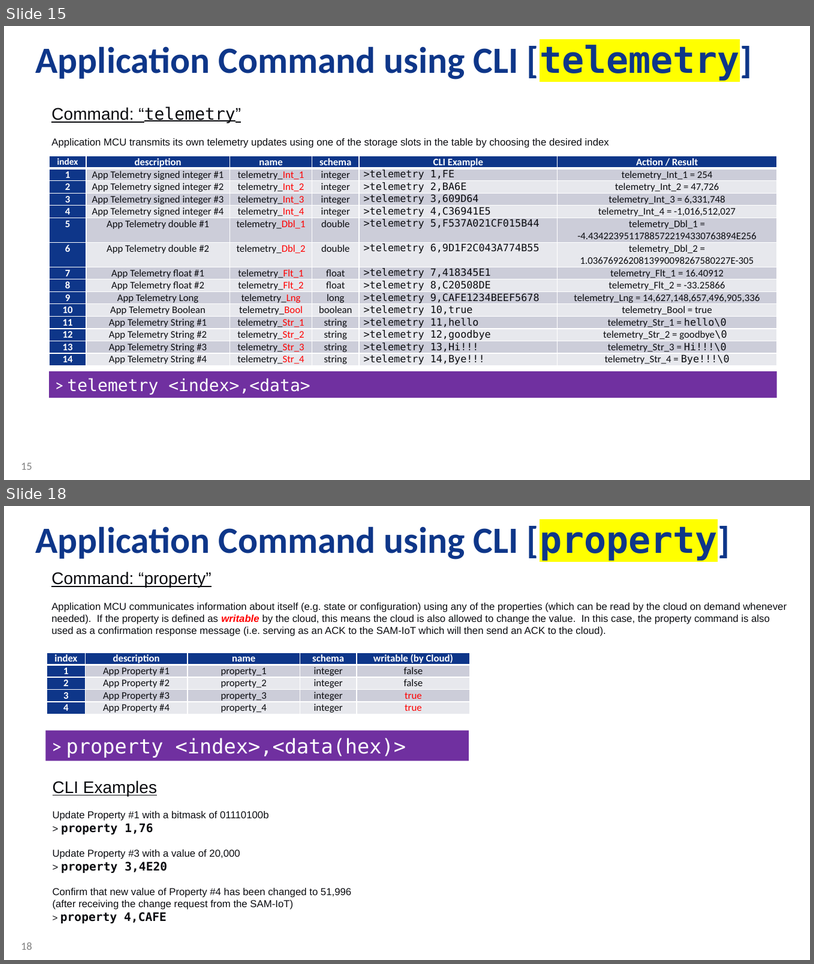
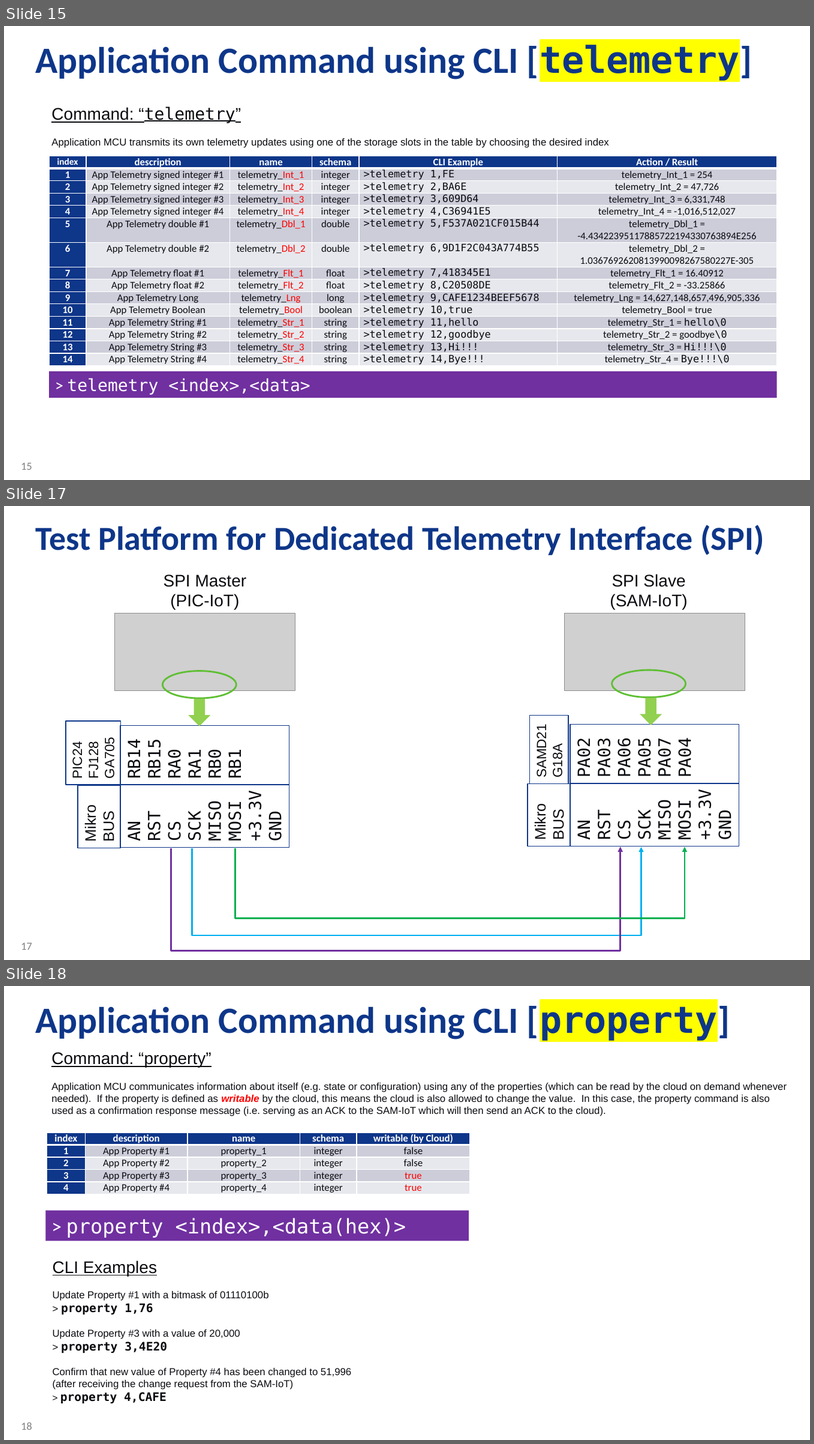
Before and after one commit to Azure-Samples/Microchip-SAM-IoT-Wx, a slide deck: AO-Smith-MSFT-MCHP-r6.pptx. Shown one above the other, each under a label of ours: slides 15 and 18 before the commit, slides 15, 17 and 18 after it; the slides between them are not shown. The pictures are 814x964 and 814x1444 pixels, drawn with LibreOffice and Linux fonts; fonts in the diff are those of the drawing; grey boxes stand for pictures; background and template pictures are left out. Boxes give left, top, right and bottom in pixels: in the first picture for what was removed or moved away, otherwise in the second. Text is boxed around its words. In the diff, an @@ line names an element or a change of style, - is before the commit and + after.

```diff
--- a/AO-Smith-MSFT-MCHP-r6.pptx
+++ b/AO-Smith-MSFT-MCHP-r6.pptx
@@ slide 17 added at bbox=[4, 506, 810, 960], background #FFFFFF; not listed: 1 template element that a slide beside it also shows @@
@@ title added at bbox=[36, 525, 765, 555], 40 pt, text #0E3689, bold @@
+Test Platform for Dedicated Telemetry Interface (SPI)
@@ text added at bbox=[164, 574, 247, 609], 20 pt, text #0A0B0F @@
+SPI Master
+(PIC-IoT)
@@ text added at bbox=[610, 574, 687, 609], 20 pt, text #0A0B0F @@
+SPI Slave
+(SAM-IoT)
@@ picture added at bbox=[115, 613, 296, 691] @@
@@ picture added at bbox=[565, 613, 746, 691] @@
@@ ellipse added at bbox=[162, 670, 236, 698], outline #5EBF33 2 pt @@
@@ ellipse added at bbox=[612, 670, 686, 697], outline #5EBF33 2 pt @@
@@ down arrow added at bbox=[189, 699, 211, 726], fill #92D050 @@
@@ down arrow added at bbox=[640, 698, 662, 725], fill #92D050 @@
@@ rectangle added at bbox=[66, 721, 121, 784], outline #0E3689 1 pt, 16 pt, text #0A0B0F @@
+PIC24
+FJ128
+GA705
@@ rectangle added at bbox=[530, 715, 569, 783], outline #0E3689 1 pt, 16 pt, text #0A0B0F @@
+SAMD21
+G18A
@@ rectangle added at bbox=[120, 725, 289, 784], outline #0E3689 1 pt, 20 pt, text #0A0B0F @@
+RB14
+RB15
+RA0
+RA1
+RB0
+RB1
@@ rectangle added at bbox=[570, 724, 740, 783], outline #0E3689 1 pt, 20 pt, text #0A0B0F @@
+PA02
+PA03
+PA06
+PA05
+PA07
+PA04
@@ rectangle added at bbox=[78, 786, 121, 848], outline #0E3689 1 pt, 18 pt, text #0A0B0F @@
+Mikro
+BUS
@@ rectangle added at bbox=[121, 784, 290, 847], outline #0E3689 1 pt, 20 pt, text #0A0B0F @@
+AN
+RST
+CS
+SCK
+MISO
+MOSI
++3.3V
+GND
@@ rectangle added at bbox=[527, 784, 570, 846], outline #0E3689 1 pt, 18 pt, text #0A0B0F @@
+Mikro
+BUS
@@ rectangle added at bbox=[570, 783, 739, 846], outline #0E3689 1 pt, 20 pt, text #0A0B0F @@
+AN
+RST
+CS
+SCK
+MISO
+MOSI
++3.3V
+GND
@@ elbow arrow added from (171, 848) to (620, 847), #7030A0 2 pt @@
@@ elbow arrow added from (192, 849) to (642, 847), #00B0F0 2 pt @@
@@ elbow arrow added from (236, 849) to (685, 847), #00B050 2 pt @@
```
Also in this commit, not shown: 1 slide changed, 1 slide removed, 2 other files.
